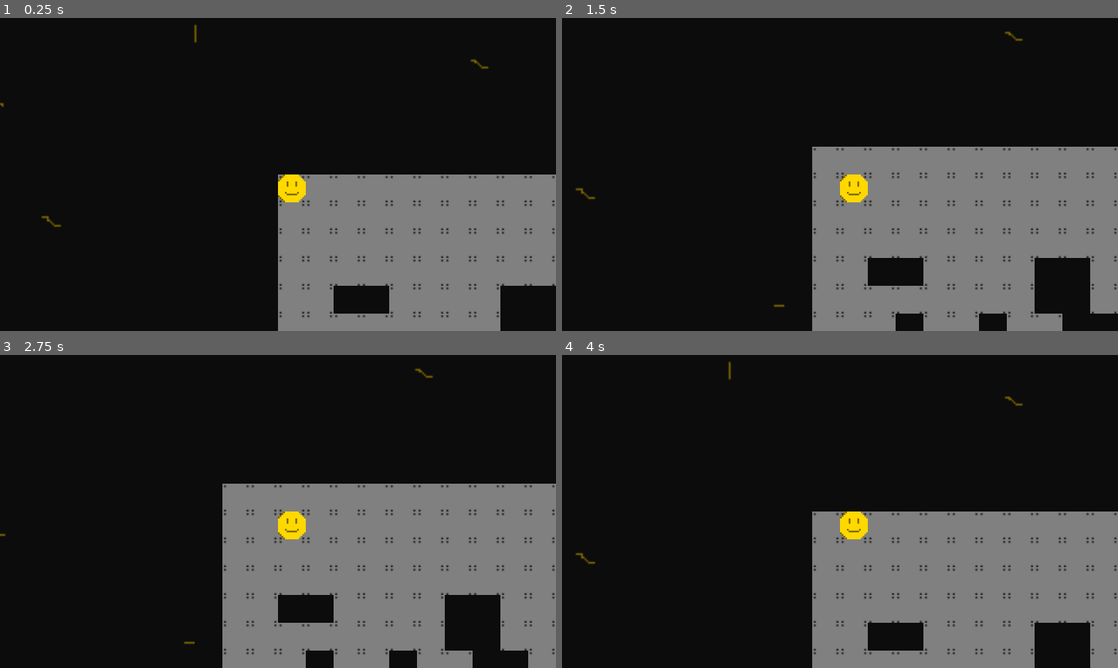
Above: before the commit, frames 1-4 (two rows, left to right).
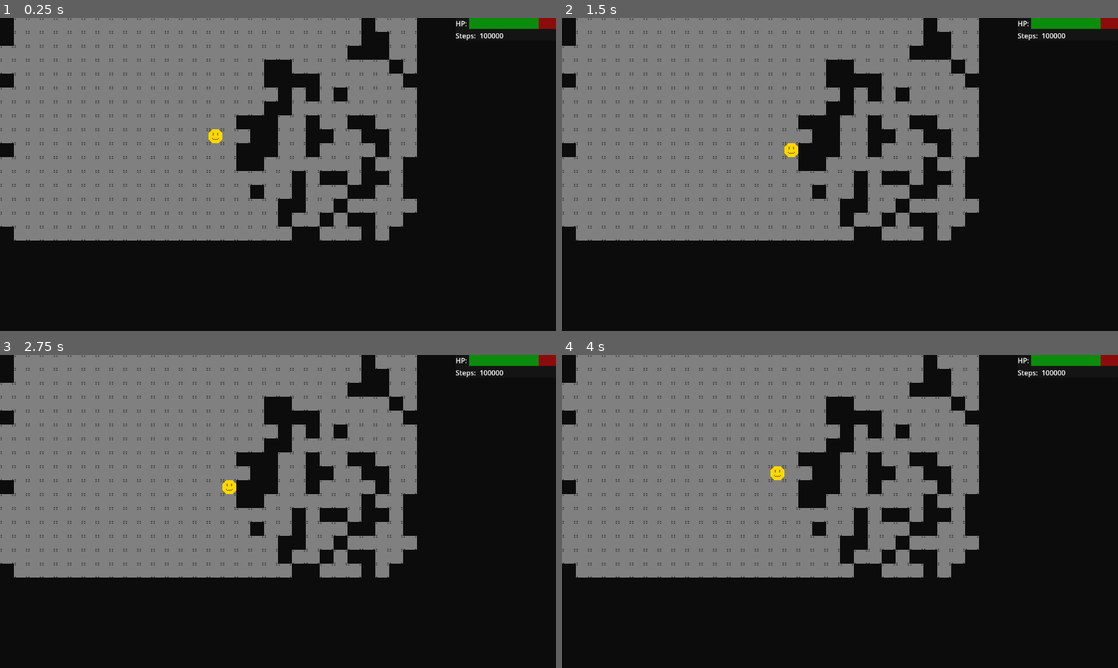
Above: after the commit, the same moments.

Repository: Nopfed/rog
Game: Godot game, scene res://scenes/HUD/HUD.tscn
Two runs of this game, one before a commit and one after it. Both use one fixed random seed, a clock stepped at 60 frames per second and the inputs below. Before the commit the project starts from res://game.tscn.
Inputs:
- Up to frame 1 (0.25 s): no input
- Up to frame 2 (1.5 s): tap Enter at 0.5 s; hold D (right) 0.53-1.28 s; tap Space at 1.25 s; hold S (down) from 1.28 s (still down)
- Up to frame 3 (2.75 s): tap Enter at 2 s; release S (down) at 2.03 s; hold D (right) from 2.03 s (still down)
- Up to frame 4 (4 s): tap Space at 2.75 s; release D (right) at 2.78 s; hold W (up) 2.78-3.53 s; tap Enter at 3.5 s; hold A (left) from 3.53 s (still down)

The runs differ from the first frame. In frame 1, 64% of the frame differs, in the area x 0-100%, y 0-100%; in frame 2, 64%; in frame 3, 65%; in frame 4, 64%.

Commit message:
Adds HUD scene

Diff:
--- a/game.tscn
+++ b/game.tscn
@@ -111,6 +111,10 @@
 metadata/_edit_lock_ = true
 
 [node name="Player" parent="." instance=ExtResource("3_feb5d")]
+position = Vector2(512, 256)
+metadata/_edit_group_ = true
 
 [node name="Camera2D" type="Camera2D" parent="Player"]
-zoom = Vector2(4, 4)
+zoom = Vector2(2, 2)
+drag_horizontal_enabled = true
+drag_vertical_enabled = true
--- a/project.godot
+++ b/project.godot
@@ -11,7 +11,7 @@
 [application]
 
 config/name="rog"
-run/main_scene="uid://bcu5t6jkfpsvb"
+run/main_scene="uid://ctbdd13mp1h5t"
 config/features=PackedStringArray("4.5", "GL Compatibility")
 run/max_fps=30
 config/icon="res://icon.svg"
--- /dev/null
+++ b/scenes/HUD/HUD.tscn
@@ -0,0 +1,66 @@
+[gd_scene load_steps=4 format=3 uid="uid://ctbdd13mp1h5t"]
+
+[ext_resource type="PackedScene" uid="uid://bcu5t6jkfpsvb" path="res://game.tscn" id="1_rr8ot"]
+
+[sub_resource type="StyleBoxFlat" id="StyleBoxFlat_rr8ot"]
+bg_color = Color(0.54901963, 0.047058824, 0.047058824, 1)
+
+[sub_resource type="StyleBoxFlat" id="StyleBoxFlat_o38oh"]
+bg_color = Color(0.047058824, 0.54901963, 0.047058824, 1)
+
+[node name="Hud" type="CanvasLayer"]
+
+[node name="Borders" type="ColorRect" parent="."]
+offset_left = -15.0
+offset_top = -12.0
+offset_right = 1293.0
+offset_bottom = 737.0
+color = Color(0.047058824, 0.047058824, 0.047058824, 1)
+
+[node name="SubViewportContainer" type="SubViewportContainer" parent="."]
+offset_right = 331.0
+offset_bottom = 214.0
+
+[node name="SubViewport" type="SubViewport" parent="SubViewportContainer"]
+handle_input_locally = false
+size = Vector2i(960, 512)
+render_target_update_mode = 4
+
+[node name="Game" parent="SubViewportContainer/SubViewport" instance=ExtResource("1_rr8ot")]
+
+[node name="Stats" type="PanelContainer" parent="."]
+anchors_preset = 1
+anchor_left = 1.0
+anchor_right = 1.0
+offset_left = -40.0
+offset_bottom = 40.0
+grow_horizontal = 0
+
+[node name="VBoxContainer" type="VBoxContainer" parent="Stats"]
+layout_mode = 2
+
+[node name="Health" type="HBoxContainer" parent="Stats/VBoxContainer"]
+layout_mode = 2
+
+[node name="Label" type="Label" parent="Stats/VBoxContainer/Health"]
+layout_mode = 2
+text = "HP:"
+
+[node name="ProgressBar" type="ProgressBar" parent="Stats/VBoxContainer/Health"]
+custom_minimum_size = Vector2(200, 25)
+layout_mode = 2
+theme_override_styles/background = SubResource("StyleBoxFlat_rr8ot")
+theme_override_styles/fill = SubResource("StyleBoxFlat_o38oh")
+value = 80.0
+show_percentage = false
+
+[node name="Steps" type="HBoxContainer" parent="Stats/VBoxContainer"]
+layout_mode = 2
+
+[node name="Label" type="Label" parent="Stats/VBoxContainer/Steps"]
+layout_mode = 2
+text = "Steps:"
+
+[node name="Value" type="Label" parent="Stats/VBoxContainer/Steps"]
+layout_mode = 2
+text = " 100000"
